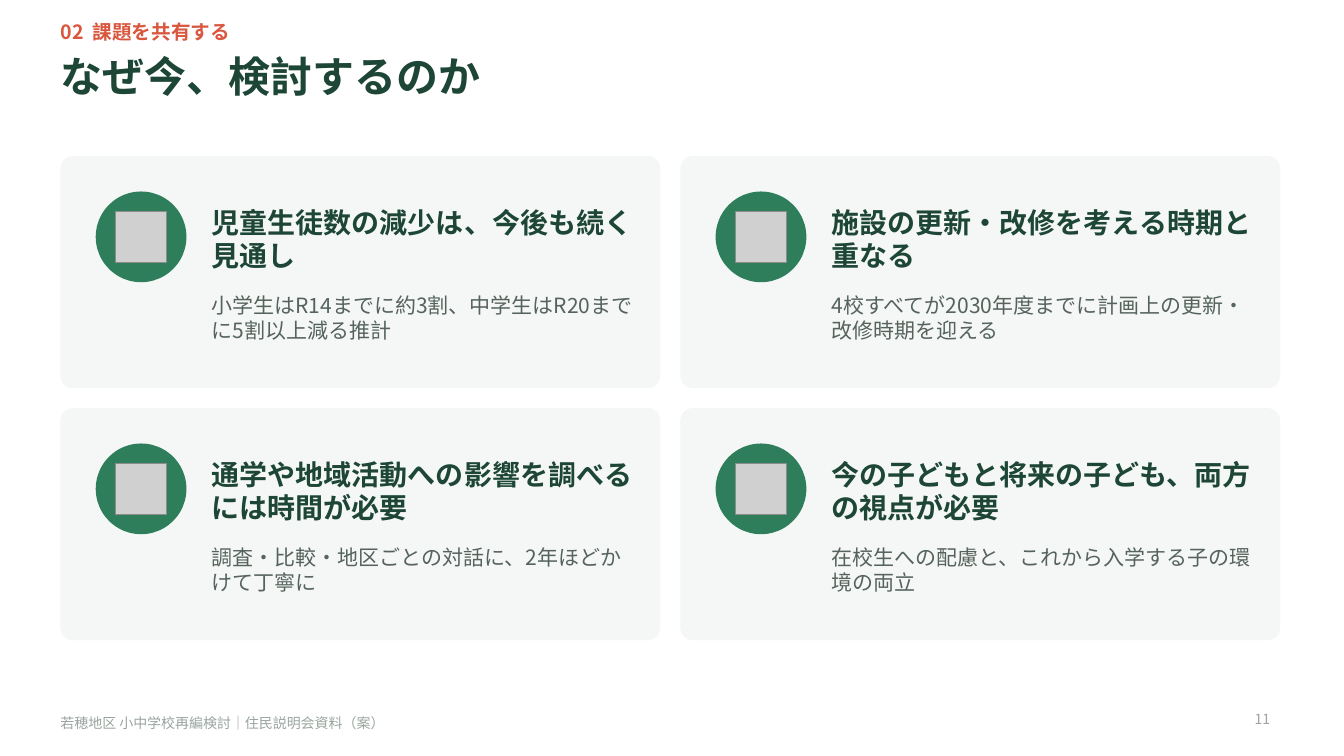
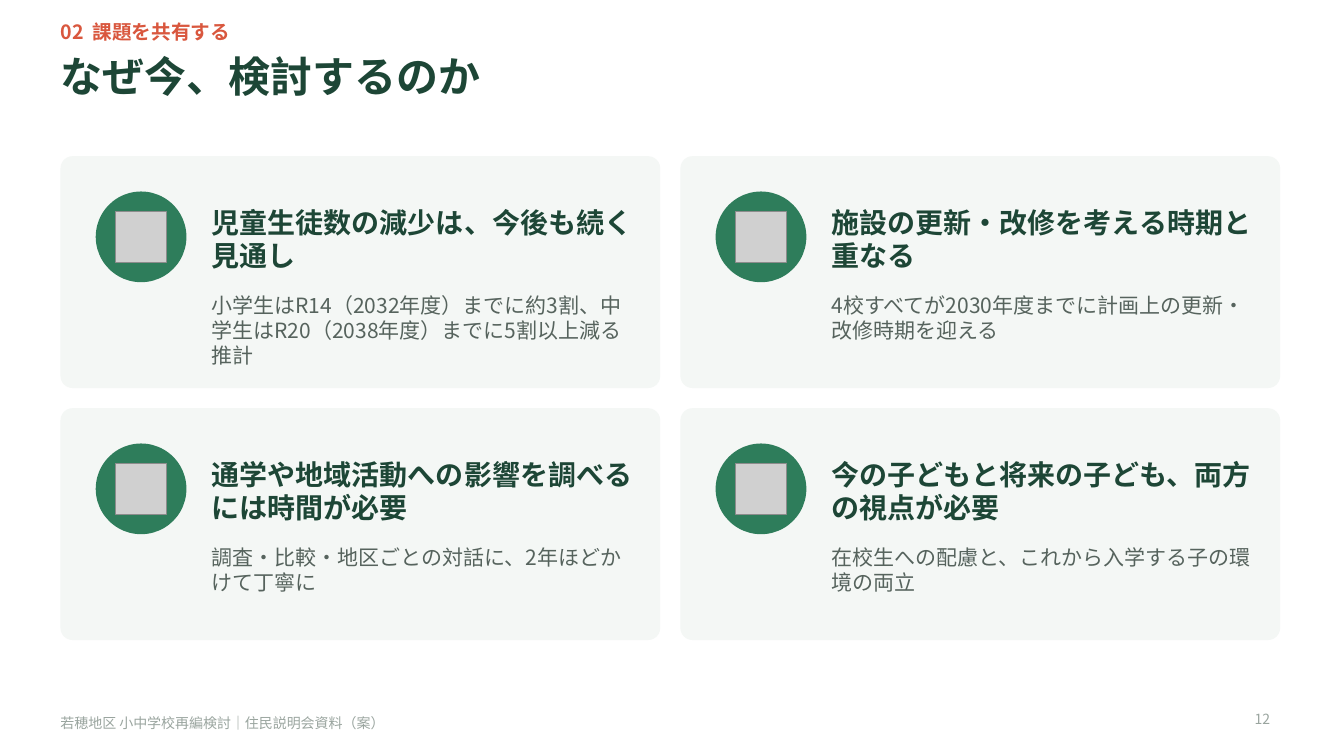
Before and after one commit to Masaki12008/GS, a slide deck: slide 12 of output/若穂地区_住民説明会資料.pptx (slide 11 before the commit). Drawn at 1344x756 pixels with LibreOffice and Linux fonts; fonts in the diff are those of the drawing; grey boxes stand for pictures. Boxes give left, top, right and bottom in pixels: in the first picture for what was removed or moved away, otherwise in the second. Text is boxed around its words. In the diff, an @@ line names an element or a change of style, - is before the commit and + after.

```diff
--- a/output/若穂地区_住民説明会資料.pptx
+++ b/output/若穂地区_住民説明会資料.pptx
@@ text at (x1=212, y1=295, x2=622, y2=340): text changed @@
-小学生はR14までに約3割、中学生はR20までに5割以上減る推計
+小学生はR14（2032年度）までに約3割、中学生はR20（2038年度）までに5割以上減る推計
@@ page number at (x1=1255, y1=714, x2=1271, y2=724): text changed @@
-11
+12
```
Also in this commit, not shown: 8 other slides changed, 8 slides added, 3 other files.
